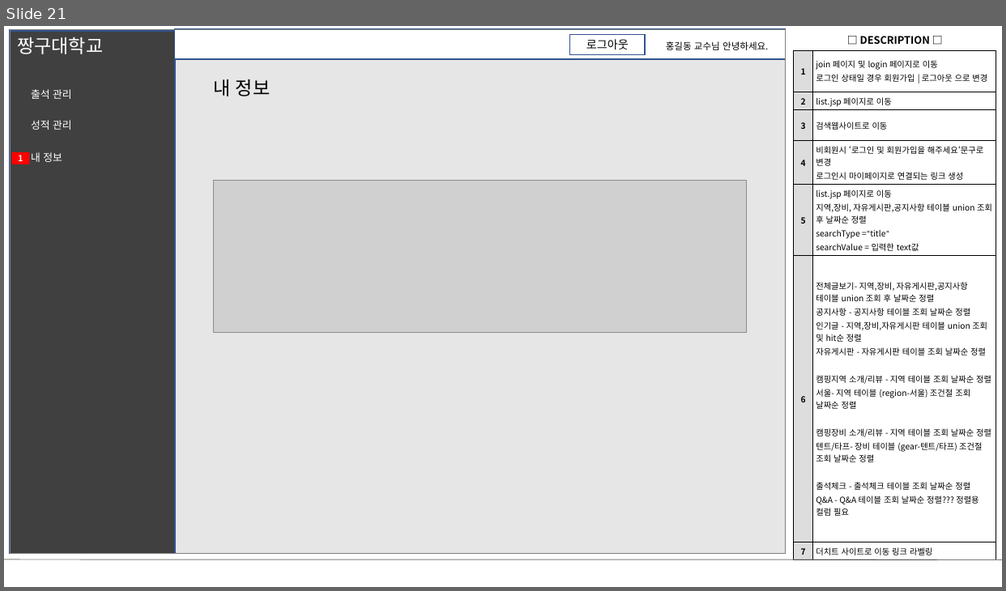
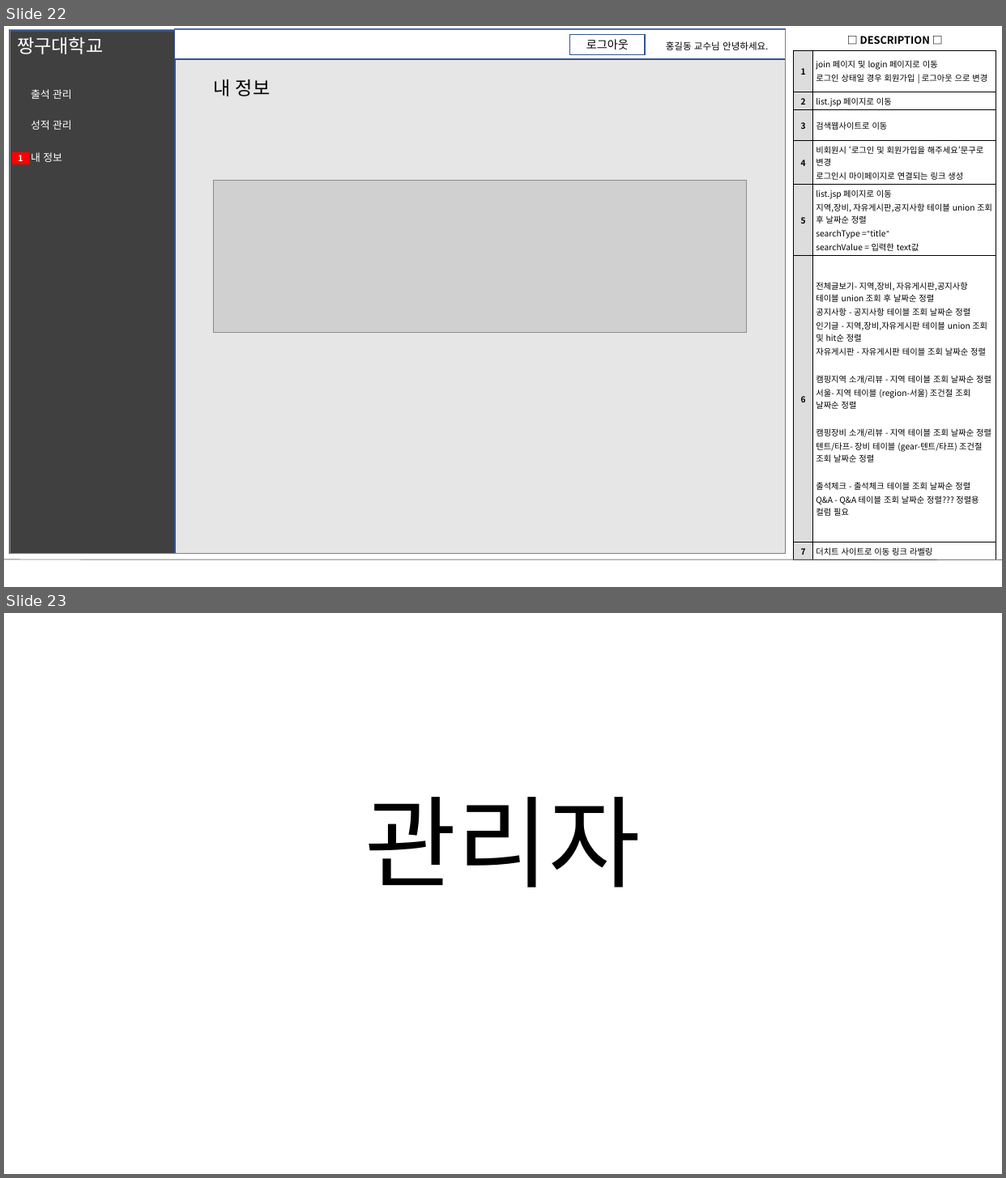
Before and after one commit to stacktack2/second_team_project, a slide deck: 04.산출물 제출/03.화면 설계서/화면설계서v2.pptx. Shown one above the other, each under a label of ours: slide 21 before the commit, slides 22 and 23 after it. The pictures are 1006x591 and 1006x1178 pixels, drawn with LibreOffice and Linux fonts; fonts in the diff are those of the drawing; grey boxes stand for pictures. Boxes give left, top, right and bottom in pixels: in the first picture for what was removed or moved away, otherwise in the second. Text is boxed around its words. In the diff, an @@ line names an element or a change of style, - is before the commit and + after.

```diff
--- a/04.산출물 제출/03.화면 설계서/화면설계서v2.pptx
+++ b/04.산출물 제출/03.화면 설계서/화면설계서v2.pptx
@@ slide 23 added at [4, 613, 1002, 1174], background #FFFFFF @@
@@ text added at [365, 797, 641, 888], 96 pt, text #000000 @@
+관리자
@@ what was slide 21 is now slide 22 @@
```
Also in this commit, not shown: 11 slides changed, 4 other slides added, 2 slides removed, 3 other files.
